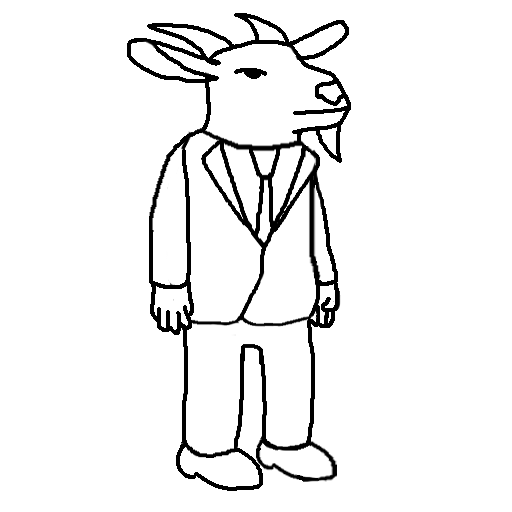
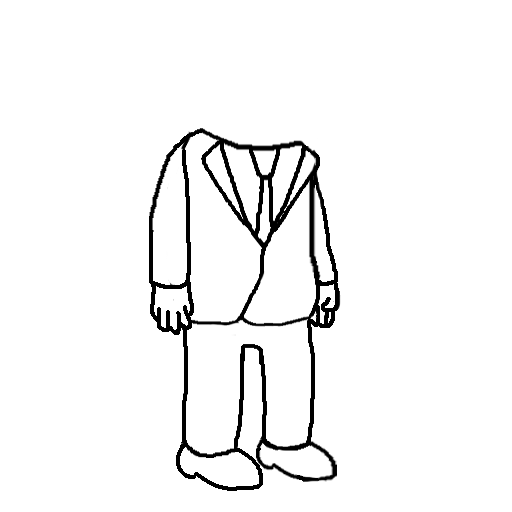
Before/after of a w=512, h=512 layered artwork. What changed in the layer stack:
painted on "Layer 5 copy" over <box>127,13,351,163</box>
